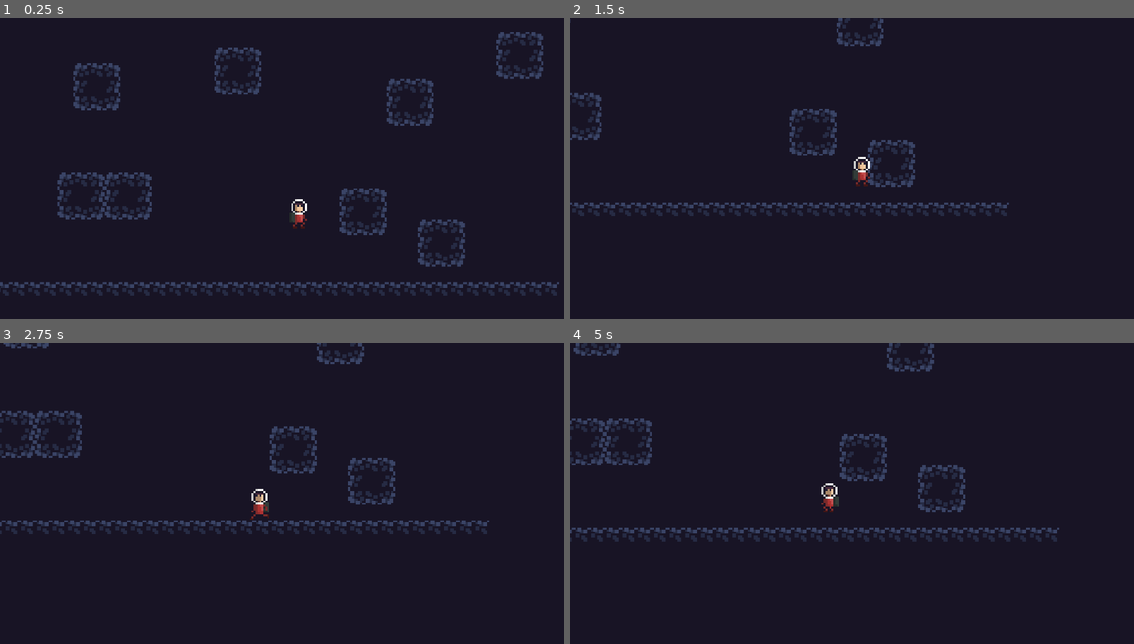
Above: before the commit, frames 1-4 (two rows, left to right).
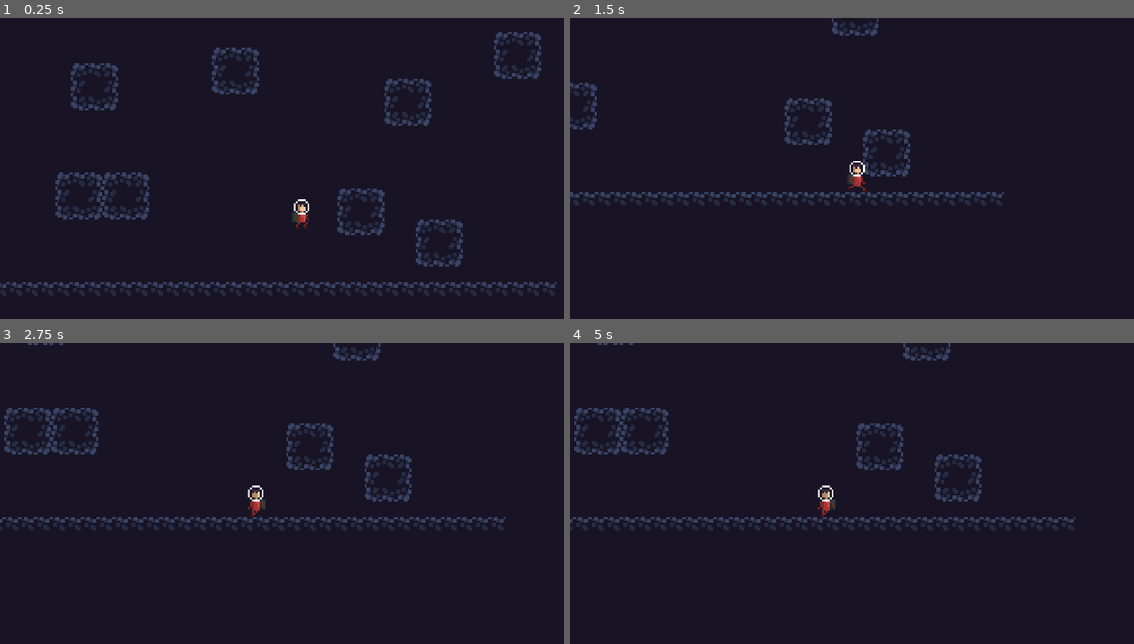
Above: after the commit, the same moments.

Repository: wiktorszczepanik/stellar-explorer
Game: Godot game, scene res://scenes/main.tscn
Same seed, same stepped clock (60 frames per second), same inputs: the game is played once before the commit and once after it.
Inputs:
- Up to frame 1 (0.25 s): no input
- Up to frame 2 (1.5 s): hold D (move_right) from 0.53 s (still down); tap Space (fly) at 0.6 s; tap W (jump, bound only before the commit) at 0.77, 0.8, 1.07, 1.35 s
- Up to frame 3 (2.75 s): tap W (jump, bound only before the commit) at 1.52, 1.82, 2.3 s; tap Space (fly) at 1.55, 2.1 s; release D (move_right) at 2.03 s; hold A (move_left) from 2.03 s (still down)
- Up to frame 4 (5 s): release A (move_left) at 2.78 s; hold D (move_right) 2.78-4.28 s; tap Space (fly) at 2.85, 4.35 s; tap W (jump, bound only before the commit) at 3.02, 3.32, 3.6, 3.77, 4.07, 4.52, 4.82 s; hold A (move_left) from 4.28 s (still down)

The runs differ from the first frame. In frame 1, 5.9% of the frame differs, in the area x 0-100%, y 4-93%; in frame 2, 5.8%; in frame 3, 6.5%; in frame 4, 7.9%, in the area x 0-90%, y 0-67%.

Commit message:
Readme update

Diff:
--- a/project.godot
+++ b/project.godot
@@ -39,12 +39,6 @@
 "events": [Object(InputEventKey,"resource_local_to_scene":false,"resource_name":"","device":-1,"window_id":0,"alt_press …(191 unchanged characters)…
 ]
 }
-jump={
-"deadzone": 0.2,
-"events": [Object(InputEventKey,"resource_local_to_scene":false,"resource_name":"","device":-1,"window_id":0,"alt_pressed":false,"shift_pressed":false,"ctrl_pressed":false,"meta_pressed":false,"pressed":false,"keycode":0,"physical_keycode":87,"key_label":0,"unicode":119,"location":0,"echo":false,"script":null)
-, Object(InputEventKey,"resource_local_to_scene":false,"resource_name":"","device":-1,"window_id":0,"alt_pressed":false,"shift_pressed":false,"ctrl_pressed":false,"meta_pressed":false,"pressed":false,"keycode":0,"physical_keycode":4194320,"key_label":0,"unicode":0,"location":0,"echo":false,"script":null)
-]
-}
 
 [rendering]
 
--- a/scenes/astronaut.tscn
+++ b/scenes/astronaut.tscn
@@ -143,9 +143,9 @@
 "duration": 1.0,
 "texture": SubResource("AtlasTexture_i7334")
 }],
-"loop": true,
+"loop": false,
 "name": &"jump_right",
-"speed": 5.0
+"speed": 15.0
 }, {
 "frames": [{
 "duration": 1.0,
@@ -221,7 +221,7 @@
 }],
 "loop": true,
 "name": &"set_fly_left",
-"speed": 1.0
+"speed": 2.0
 }, {
 "frames": [{
 "duration": 1.0,
@@ -235,7 +235,7 @@
 }],
 "loop": false,
 "name": &"set_fly_right",
-"speed": 1.0
+"speed": 2.0
 }]
 
 [sub_resource type="CapsuleShape2D" id="CapsuleShape2D_dmfei"]
@@ -249,7 +249,7 @@
 [node name="AnimatedSprite2D" type="AnimatedSprite2D" parent="."]
 physics_interpolation_mode = 1
 sprite_frames = SubResource("SpriteFrames_75ag2")
-animation = &"idle_left"
+animation = &"jump_right"
 autoplay = "idle_right"
 
 [node name="CollisionShape2D" type="CollisionShape2D" parent="."]
--- a/scripts/astronaut.gd
+++ b/scripts/astronaut.gd
@@ -1,9 +1,7 @@
 extends CharacterBody2D
 
 
-const SPEED = 65.0
-const JUMP_VELOCITY = -120.0
-const FLY_TRAJECTORY = 1000
+const SPEED = 75 # 65.0
 const FLY_VELOCITY_FACTOR = -4
 const MAX_FLY_RANGE_COUNTER = 110
 
@@ -24,14 +22,11 @@
 	# Handle init x direction (-1.0, 0.0, 1.0)
 	var current_x_direction := Input.get_axis("move_left", "move_right")
 
-	# Handle jump
-	if Input.is_action_just_pressed("jump") and is_on_floor():
-		velocity.y = JUMP_VELOCITY
-		last_on_floor_x_direction = true if current_x_direction >= 0 else false
-
+	# Handle jump / fly
 	if Input.is_action_just_pressed("fly") and is_on_floor():
 		fly_action_presed = 1
-		fly_range_counter += 1
+		fly_range_counter += 2
+
 	if Input.is_action_just_released("fly") and is_on_floor():
 		velocity.y = fly_range_counter * FLY_VELOCITY_FACTOR
 		fly_action_presed = 0
@@ -39,7 +34,6 @@
 
 	# Cannot change direction of jump above the ground
 	current_x_direction = set_basic_player_animation(current_x_direction)
-
 
 	if current_x_direction: velocity.x = current_x_direction * SPEED
 	else: velocity.x = move_toward(velocity.x, 0, SPEED)
@@ -62,7 +56,7 @@
 						animated_sprite.play("set_fly_right")
 					else:
 						animated_sprite.play("set_fly_left")
-					fly_range_counter += 1
+					fly_range_counter += 2
 				else:
 					if last_general_x_direction == true:
 						animated_sprite.play("set_fly_final_right")
Binary file added: assets/astronaut/screen.png
Not shown, added: assets/astronaut/screen.png.import
Not shown, changed: README.md
